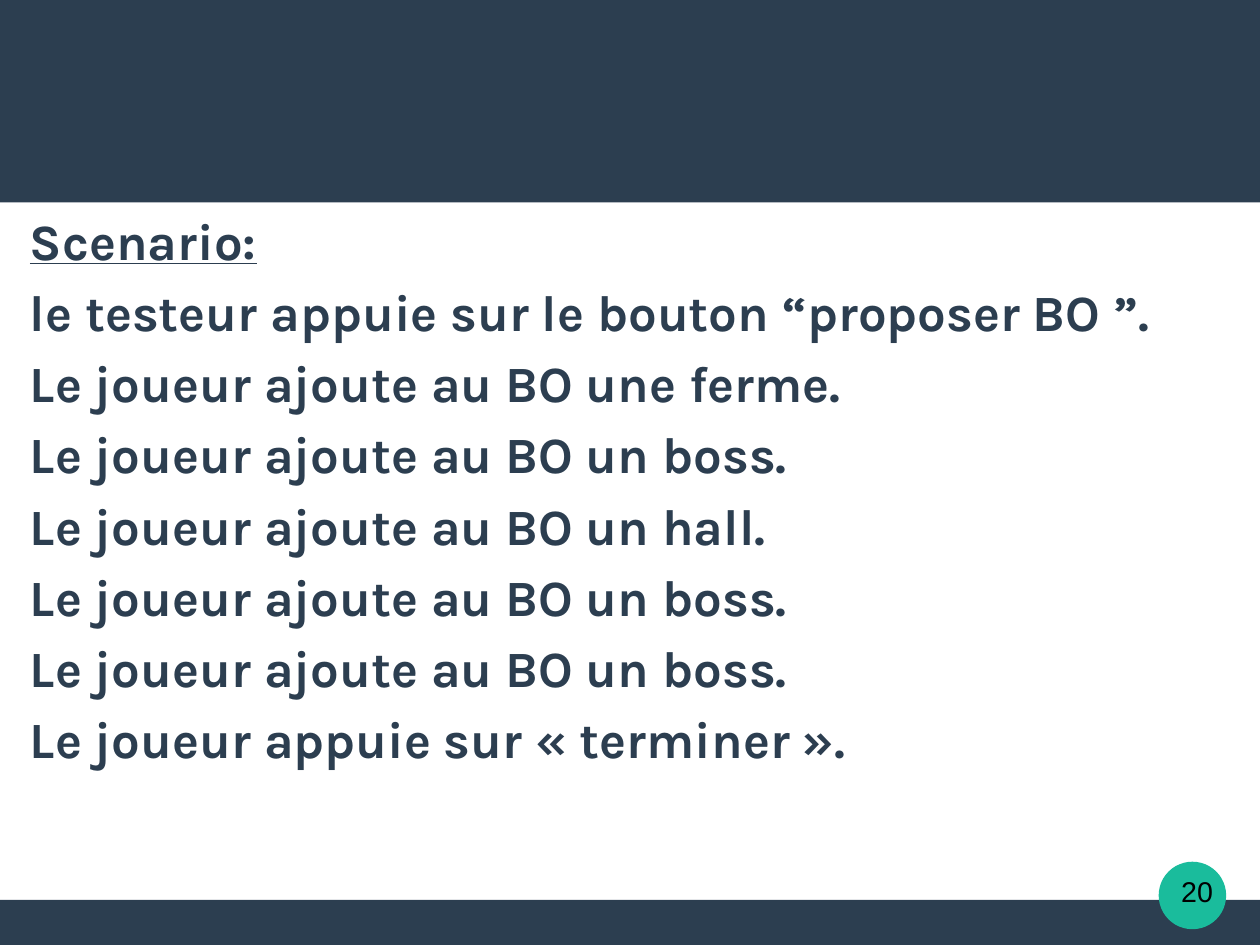
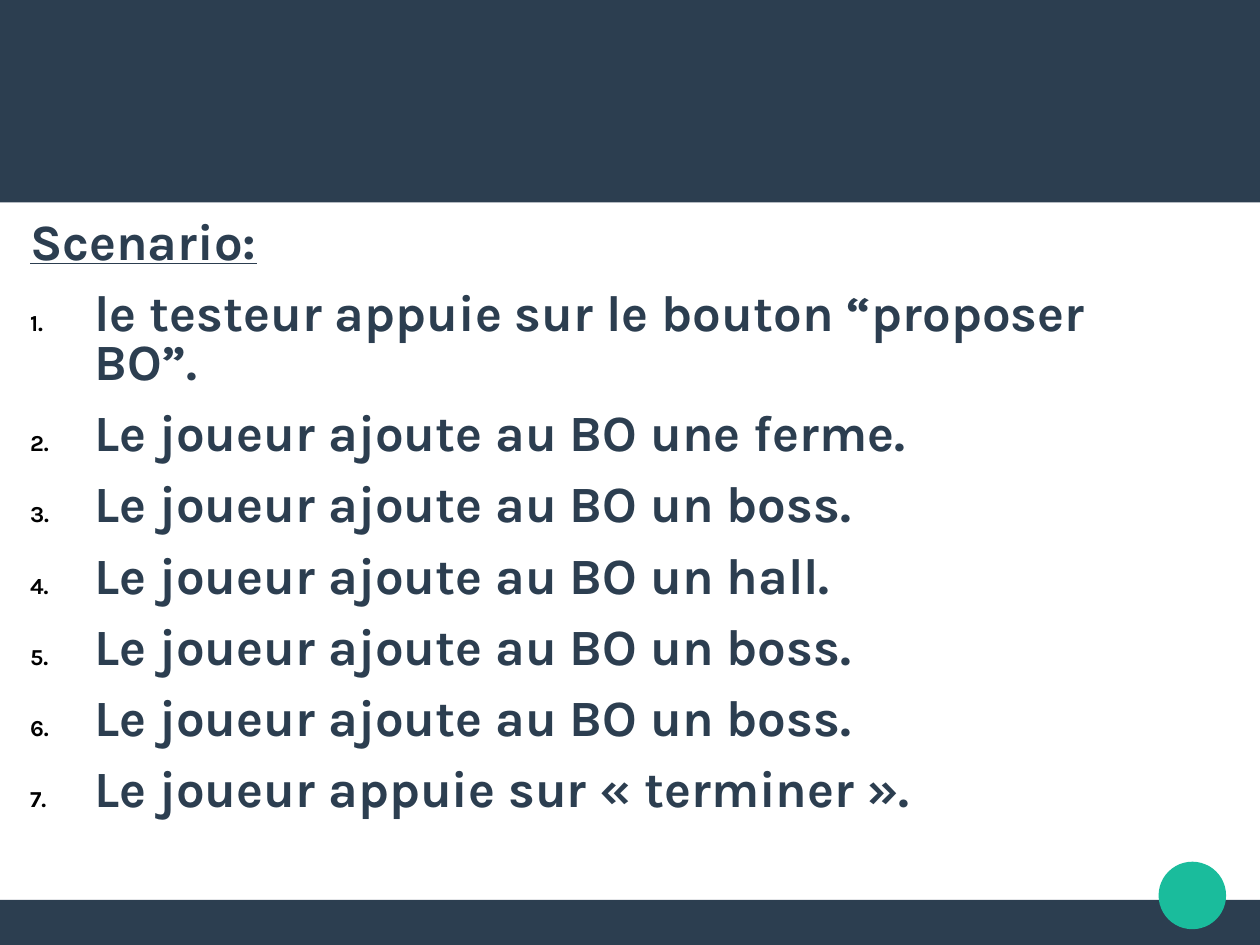
Before and after one commit to natmaurice/tme-il-smartbuilders, a slide deck: slide 20 of IL.odp. Drawn at 1260x945 pixels with LibreOffice and Linux fonts; fonts in the diff are those of the drawing. Boxes give left, top, right and bottom in pixels: in the first picture for what was removed or moved away, otherwise in the second. Text is boxed around its words. In the diff, an @@ line names an element or a change of style, - is before the commit and + after.

Commit message:
Ajout diapo rev2

```diff
--- a/IL.odp
+++ b/IL.odp
@@ text at bbox=[94, 295, 1085, 381]: text changed @@
-le testeur appuie sur le bouton “proposer BO ”.
+1. le testeur appuie sur le bouton “proposer BO”.
@@ text at bbox=[94, 415, 906, 819]: bullet none to 1. @@
@@ ellipse removed at bbox=[1159, 862, 1227, 930] @@
@@ freeform shape added at bbox=[1159, 862, 1227, 930], fill #1ABC9C @@
@@ text removed at bbox=[1181, 882, 1213, 903] @@
-20
@@ rectangle removed at bbox=[0, 900, 1260, 944] @@
@@ freeform shape added at bbox=[0, 900, 1260, 944], fill #2C3E50 @@
```
Also in this commit, not shown: 8 other slides changed, 1 other file.
